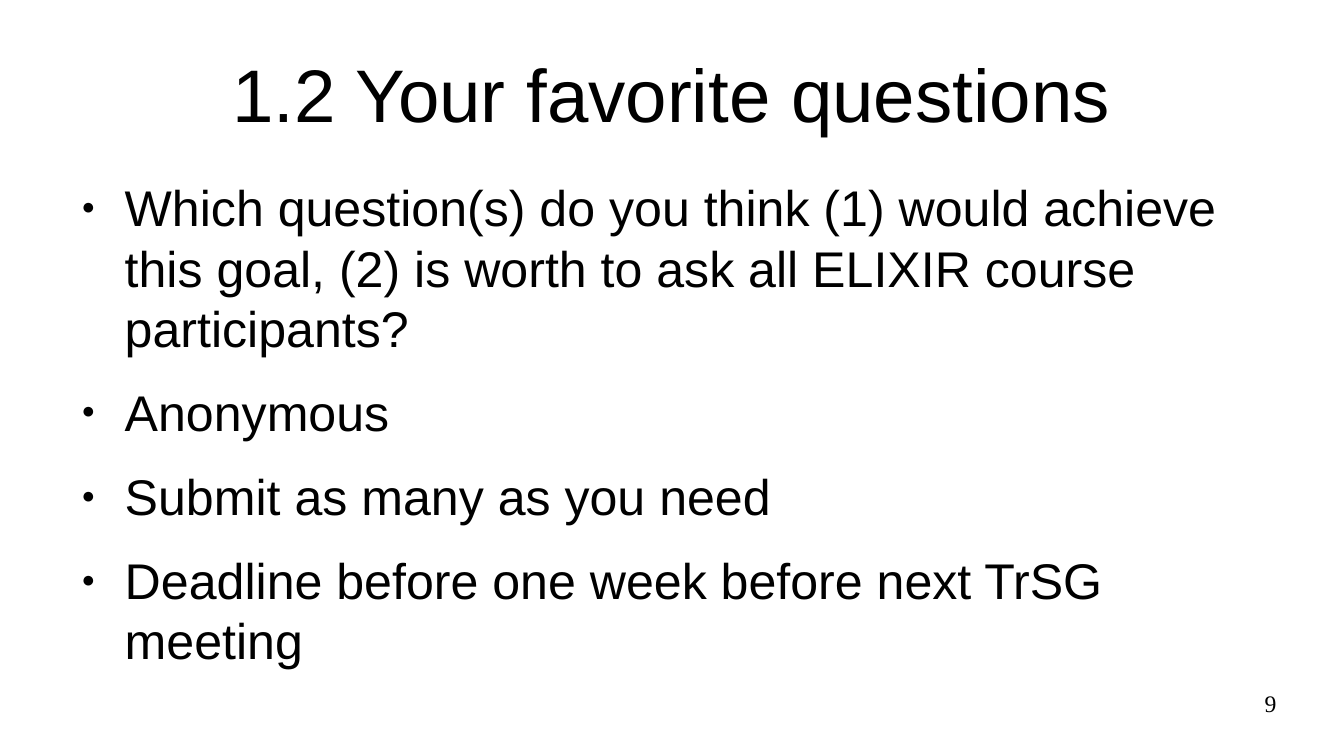
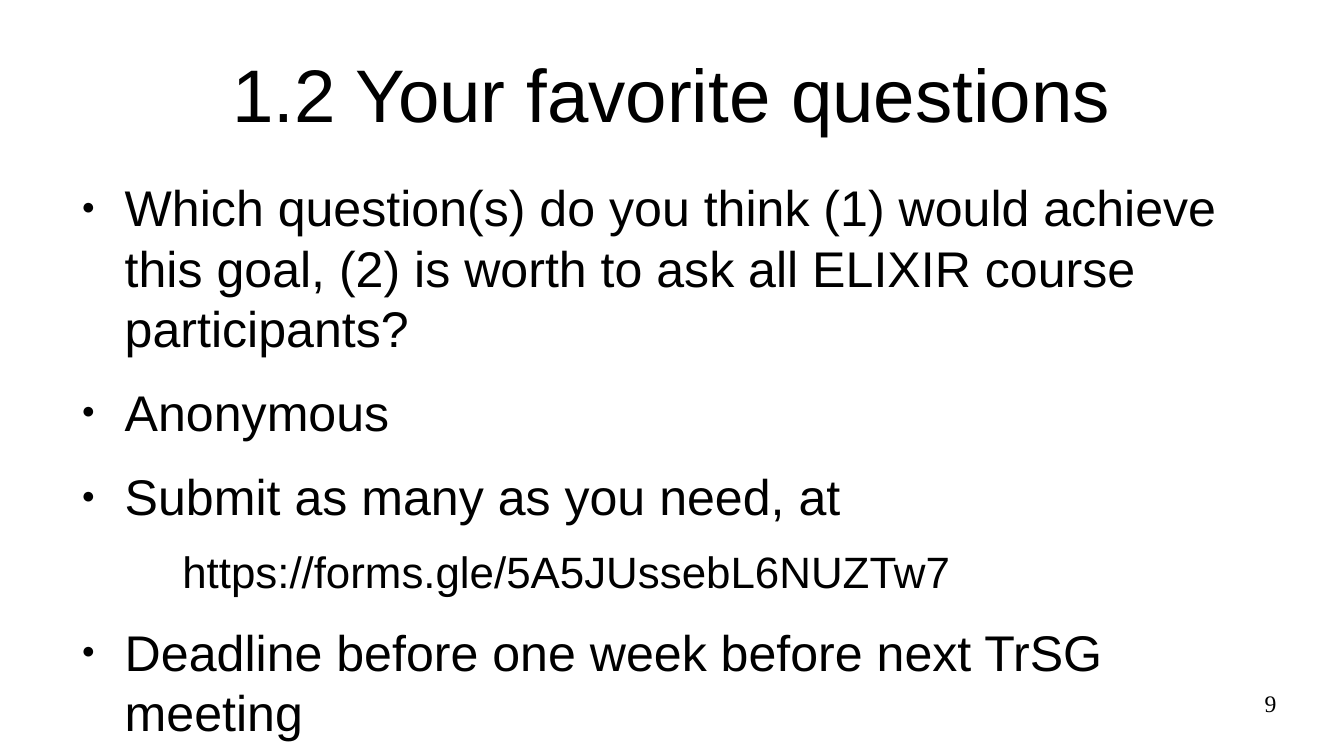
Before and after one commit to NBISweden/elixir_evaluation_evaluation, a slide deck: slide 9 of docs/presentations/step_1.odp. Drawn at 1344x756 pixels with LibreOffice and Linux fonts; fonts in the diff are those of the drawing. Boxes give left, top, right and bottom in pixels: in the first picture for what was removed or moved away, otherwise in the second. Text is boxed around its words. In the diff, an @@ line names an element or a change of style, - is before the commit and + after.

```diff
--- a/docs/presentations/step_1.odp
+++ b/docs/presentations/step_1.odp
@@ text at (125, 478, 950, 597): text changed; size 29.6 to 25.9 pt @@
-● Submit as many as you need
+● Submit as many as you need, at
+  https://forms.gle/5A5JUssebL6NUZTw7
```
Also in this commit, not shown: 1 other slide changed, 1 other file.
